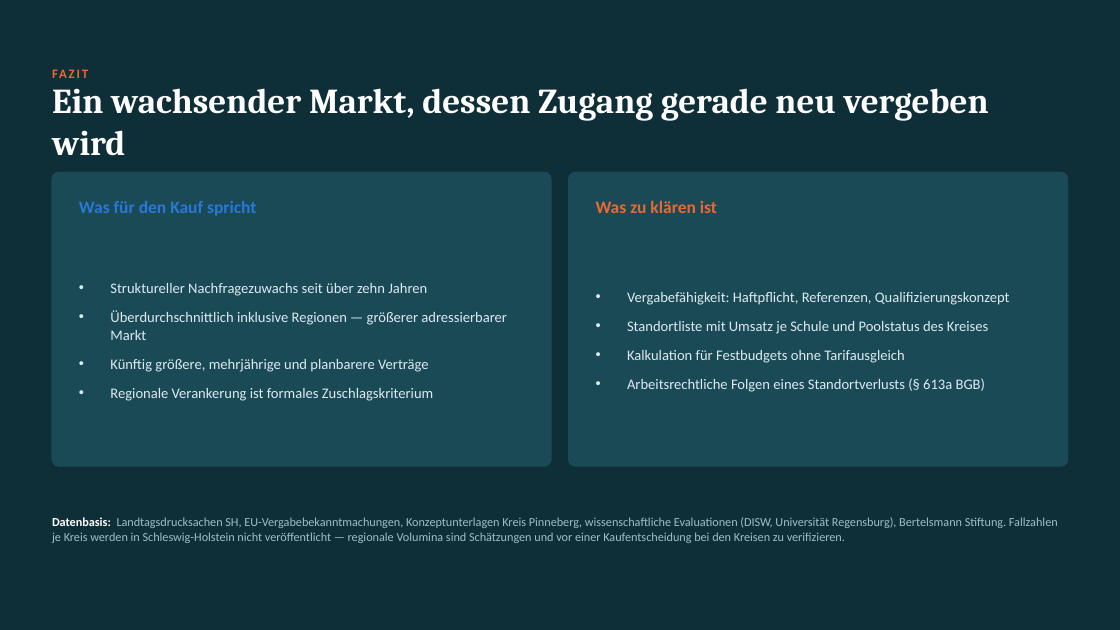
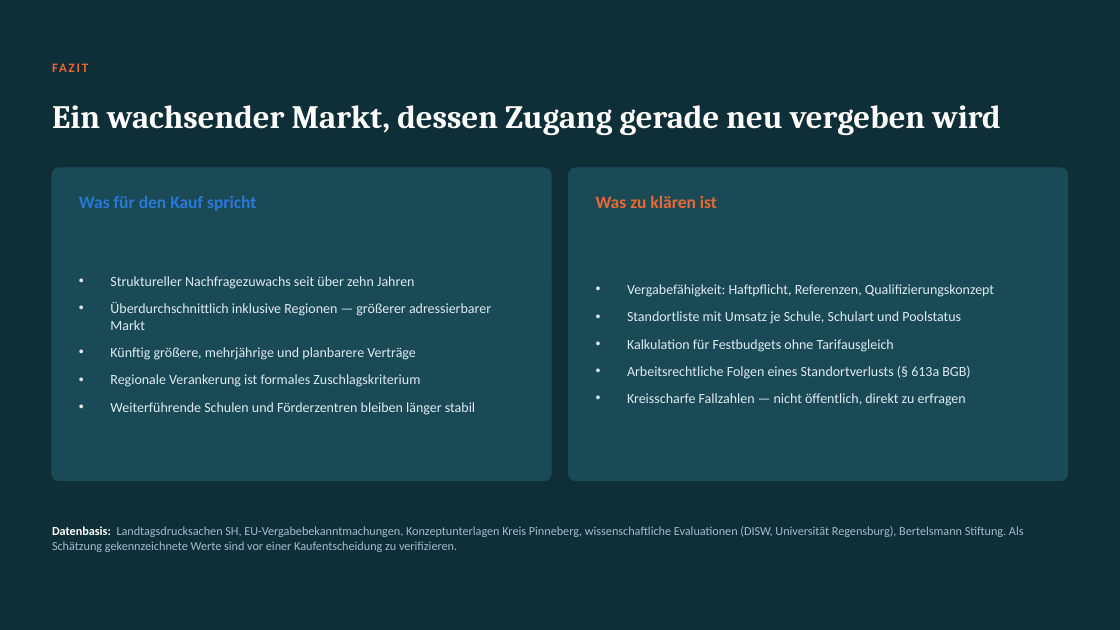
Before and after one commit to findingNemo0o0/repository, a slide deck: slide 14 of praesentation/SKP-Marktanalyse-Schulbegleitung.pptx (slide 13 before the commit). Drawn at 1120x630 pixels with LibreOffice and Linux fonts; fonts in the diff are those of the drawing. Boxes give left, top, right and bottom in pixels: in the first picture for what was removed or moved away, otherwise in the second. Text is boxed around its words. In the diff, an @@ line names an element or a change of style, - is before the commit and + after.

```diff
--- a/praesentation/SKP-Marktanalyse-Schulbegleitung.pptx
+++ b/praesentation/SKP-Marktanalyse-Schulbegleitung.pptx
@@ 3 texts: place and size @@
-3 texts at bbox=[52, 60, 976, 216]
+3 texts at bbox=[52, 55, 976, 211]
@@ text "Ein wachsender Markt, dessen Zugang ...": place and size @@
-text "Ein wachsender Markt, dessen Zugang ..." at bbox=[52, 88, 989, 156]
+text "Ein wachsender Markt, dessen Zugang ..." at bbox=[52, 105, 1000, 135]
@@ text "Ein wachsender Markt, dessen Zugang ..." at bbox=[52, 105, 1000, 135]: size 30 to 28 pt @@
@@ rounded rectangle: place and size @@
-rounded rectangle at bbox=[52, 172, 551, 466]
+rounded rectangle at bbox=[52, 168, 551, 481]
@@ rounded rectangle at bbox=[52, 168, 551, 481]: shadow on; proportions changed @@
@@ rounded rectangle at bbox=[569, 168, 1068, 481]: shadow on; proportions changed @@
@@ rounded rectangle: place and size @@
-rounded rectangle at bbox=[569, 172, 1068, 466]
+rounded rectangle at bbox=[569, 168, 1068, 481]
@@ text "Struktureller Nachfragezuwachs seit über zehn ...": place and size @@
-text "Struktureller Nachfragezuwachs seit über zehn ..." at bbox=[110, 283, 507, 401]
+text "Struktureller Nachfragezuwachs seit über zehn ..." at bbox=[110, 276, 491, 415]
@@ text "Vergabefähigkeit: Haftpflicht, Referenzen, Qualifizierungsko ...": place and size @@
-text "Vergabefähigkeit: Haftpflicht, Referenzen, Qualifizierungsko ..." at bbox=[627, 292, 1010, 392]
+text "Vergabefähigkeit: Haftpflicht, Referenzen, Qualifizierungsko ..." at bbox=[627, 284, 994, 406]
@@ text at bbox=[110, 276, 491, 387]: size 12.5 to 12 pt in "Struktureller Nachfragezuwachs seit über zehn Jahren", "Überdurchschnittlich inklusive Regionen — größerer adressier ...", "Künftig größere, mehrjährige und planbarere Verträge", "Regionale Verankerung ist formales Zuschlagskriterium"; less space between paragraphs @@
@@ text at bbox=[627, 284, 994, 379]: size 12.5 to 12 pt in "Vergabefähigkeit: Haftpflicht, Referenzen, Qualifizierungsko ...", "Kalkulation für Festbudgets ohne Tarifausgleich", "Arbeitsrechtliche Folgen eines Standortverlusts (§ 613a BGB)"; less space between paragraphs @@
@@ text at bbox=[627, 311, 961, 324]: text changed; size 12.5 to 12 pt @@
-• Standortliste mit Umsatz je Schule und Poolstatus des Kreises
+• Standortliste mit Umsatz je Schule, Schulart und Poolstatus
@@ text at bbox=[110, 402, 475, 415]: paragraph added @@
+• Weiterführende Schulen und Förderzentren bleiben länger stabil
@@ text at bbox=[627, 393, 966, 406]: paragraph added @@
+• Kreisscharfe Fallzahlen — nicht öffentlich, direkt zu erfragen
@@ text at bbox=[52, 526, 1024, 552]: text changed @@
-Datenbasis: Landtagsdrucksachen SH, EU-Vergabebekanntmachungen, Konzeptunterlagen Kreis Pinneberg, wissenschaftliche Evaluationen (DISW, Universität Regensburg), Bertelsmann Stiftung. Fallzahlen je Kreis werden in Schleswig-Holstein nicht veröffentlicht — regionale Volumina sind Schätzungen und vor einer Kaufentscheidung bei den Kreisen zu verifizieren.
+Datenbasis: Landtagsdrucksachen SH, EU-Vergabebekanntmachungen, Konzeptunterlagen Kreis Pinneberg, wissenschaftliche Evaluationen (DISW, Universität Regensburg), Bertelsmann Stiftung. Als Schätzung gekennzeichnete Werte sind vor einer Kaufentscheidung zu verifizieren.
```
Also in this commit, not shown: 11 other slides changed, 7 slides added, 1 slide removed, 2 other files.
